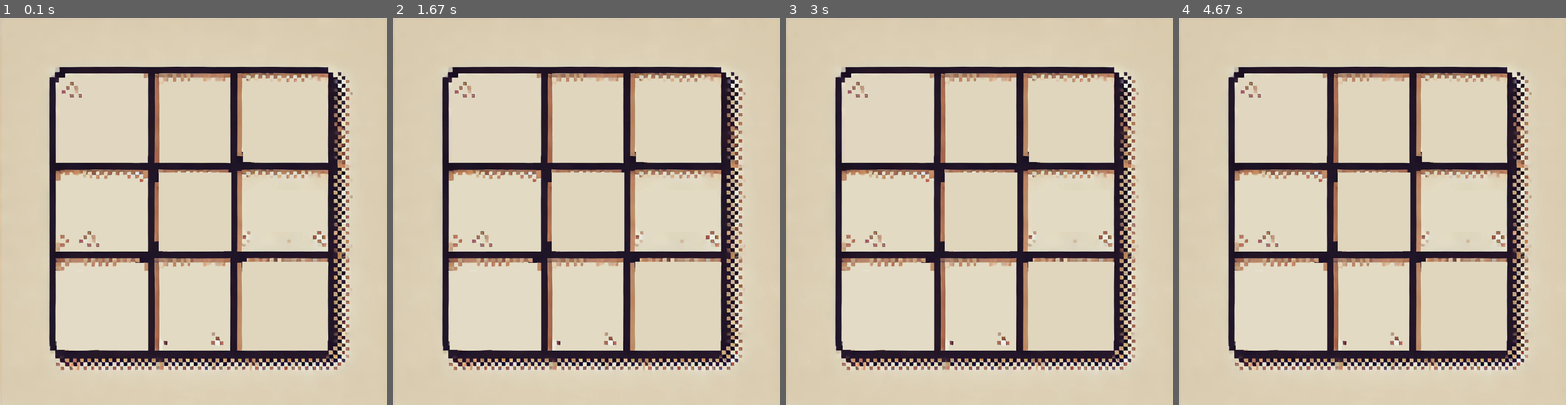
Above: before the commit, frames 1-4 (left to right).
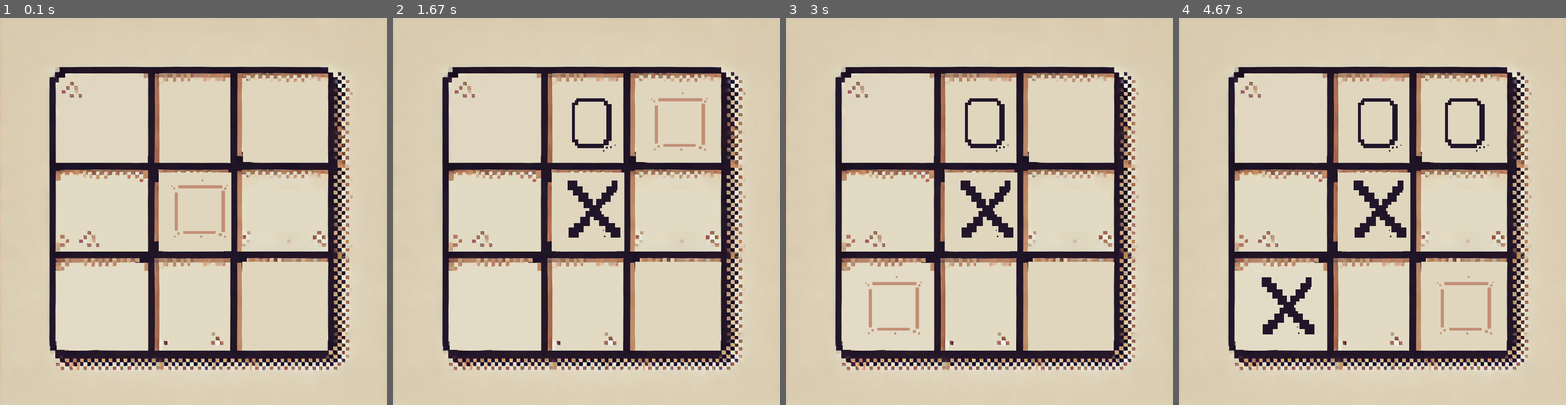
Above: after the commit, the same moments.

Repository: gentry-atkinson/TicTacToe-Pygame
Game: pygame game, started from main.py
Two runs of this game, one before a commit and one after it. Both use one fixed random seed, a clock stepped at 60 frames per second and the inputs below.
Inputs:
- Up to frame 1 (0.1 s): no input
- Up to frame 2 (1.67 s): tap Space at 0.33, 0.73, 1.03, 1.23 s; hold Right 0.67-1.13 s; hold Up 1.17-1.47 s
- Up to frame 3 (3 s): hold Left 2-2.53 s; tap Space at 2.07, 2.37, 2.63, 2.97 s; hold Down 2.57-2.87 s; hold Left from 2.9 s (still down)
- Up to frame 4 (4.67 s): tap Space at 3.27, 3.4, 3.8, 4.1, 4.47 s; release Left at 3.3 s; hold Up 3.33-3.7 s; hold Right 3.73-4.37 s; hold Down from 4.4 s (still down)

The runs differ from the first frame. In frame 1, 0.4% of the frame differs, in the area x 44-59%, y 41-57%; in frame 2, 1.6%; in frame 3, 1.6%; in frame 4, 2.8%, in the area x 21-82%, y 20-82%.

Commit message:
added placing xs and os and win funcs

Diff:
--- a/main.py
+++ b/main.py
@@ -4,17 +4,79 @@
 
 import pygame
 import os
+from random import randint
 
 # Global Constants
 WINDOW_WIDTH = 800
 WINDOW_HEIGHT = 800
-FPS = 60
+ITEM_WIDTH = 130
+ITEM_HEIGHT = 130
+FPS = 30
 SCREEN = pygame.display.set_mode((WINDOW_WIDTH, WINDOW_HEIGHT))
 
 # Load Images
 BOARD = pygame.transform.scale(
     pygame.image.load(os.path.join('imgs', 'board.png')), (WINDOW_WIDTH, WINDOW_HEIGHT)
 )
+SELECTOR = pygame.transform.scale(
+    pygame.image.load(os.path.join('imgs', 'selector.png')), (ITEM_WIDTH, ITEM_HEIGHT)
+)
+X_IMG = pygame.transform.scale(
+    pygame.image.load(os.path.join('imgs', 'X.png')), (ITEM_WIDTH, ITEM_HEIGHT)
+)
+O_IMG = pygame.transform.scale(
+    pygame.image.load(os.path.join('imgs', 'O.png')), (ITEM_WIDTH, ITEM_HEIGHT)
+)
+
+
+# Function to draw screen
+def draw(screen, highlighted, Xs, Os):
+    board_positions = {
+        (0,0) : (160, 150),
+        (0,1) : (350, 150),
+        (0,2) : (530, 150),
+        (1,0) : (160, 330),
+        (1,1) : (350, 330),
+        (1,2) : (530, 330),
+        (2,0) : (160, 530),
+        (2,1) : (350, 530),
+        (2,2) : (530, 530),
+    }
+    screen.blit(BOARD, (0, 0))
+    screen.blit(SELECTOR, board_positions[highlighted])
+    for x in Xs:
+        screen.blit(X_IMG, board_positions[x])
+    for o in Os:
+        screen.blit(O_IMG, board_positions[o])
+
+def computer_move(Xs, Os) -> tuple:
+    return (randint(0, 2), randint(0,2))
+
+def x_winner(Xs) -> bool:
+    for row in range(0,3):
+        if (row, 0) in Xs and  (row, 1) in Xs and  (row, 2) in Xs:
+            return True
+    for col in range(0,3):
+        if (0, col) in Xs and  (1, col) in Xs and  (2, col) in Xs:
+            return True
+    if (0,0) in Xs and (1,1) in Xs and (2,2) in Xs:
+        return True
+    if (0,2) in Xs and (1,1) in Xs and (2,0) in Xs:
+        return True
+    return False
+
+def o_winner(Os) -> bool:
+    for row in range(0,3):
+        if (row, 0) in Os and  (row, 1) in Os and  (row, 2) in Os:
+            return True
+    for col in range(0,3):
+        if (0, col) in Os and  (1, col) in Os and  (2, col) in Os:
+            return True
+    if (0,0) in Os and (1,1) in Os and (2,2) in Os:
+        return True
+    if (0,2) in Os and (1,1) in Os and (2,0) in Os:
+        return True
+    return False
 
 if __name__ == '__main__':
 
@@ -23,10 +85,14 @@
     pygame.display.set_caption('Tic Tac Toe')
     clock = pygame.time.Clock()
     running = True
+    pygame.key.set_repeat()
 
-    highlighted = None
-    Xs = []
-    Os = []
+    highlighted = (1,1)
+    Xs = set()
+    Os = set()
+
+    pressable = True
+    player_turn = True
 
     # Main Game Loop
     while running:
@@ -36,11 +102,43 @@
 
         # Get Keyboard Inputs
         keys = pygame.key.get_pressed()
+        # Handle keyboard input
+        if keys[pygame.K_UP] and pressable:
+            highlighted = (max(highlighted[0]-1, 0), highlighted[1])
+            pressable = False
+        elif keys[pygame.K_DOWN] and pressable:
+            highlighted = (min(highlighted[0]+1, 2), highlighted[1])
+            pressable = False
+        elif keys[pygame.K_LEFT] and pressable:
+            highlighted = (highlighted[0], max(highlighted[1]-1, 0))
+            pressable = False
+        elif keys[pygame.K_RIGHT] and pressable:
+            highlighted = (highlighted[0], min(highlighted[1]+1, 2))
+            pressable = False
+        elif keys[pygame.K_SPACE] and pressable and player_turn:
+            Xs.add(highlighted)
+            player_turn = False
+            pressable = False
+        else:
+            pressable = True
+
+        if x_winner(Xs):
+            print("X wins")
+
+        if not player_turn:
+            Os.add(computer_move(Xs, Os))
+            player_turn = True
+            pass
+
+        if o_winner(Os):
+            print("O wins")
+
 
         # Break main loop on quit
         for event in pygame.event.get():
             if event.type == pygame.QUIT:
                 running = False
 
-        SCREEN.blit(BOARD, (0, 0))
+        draw(SCREEN, highlighted, Xs, Os)
+        keys = None
         pygame.display.update()
